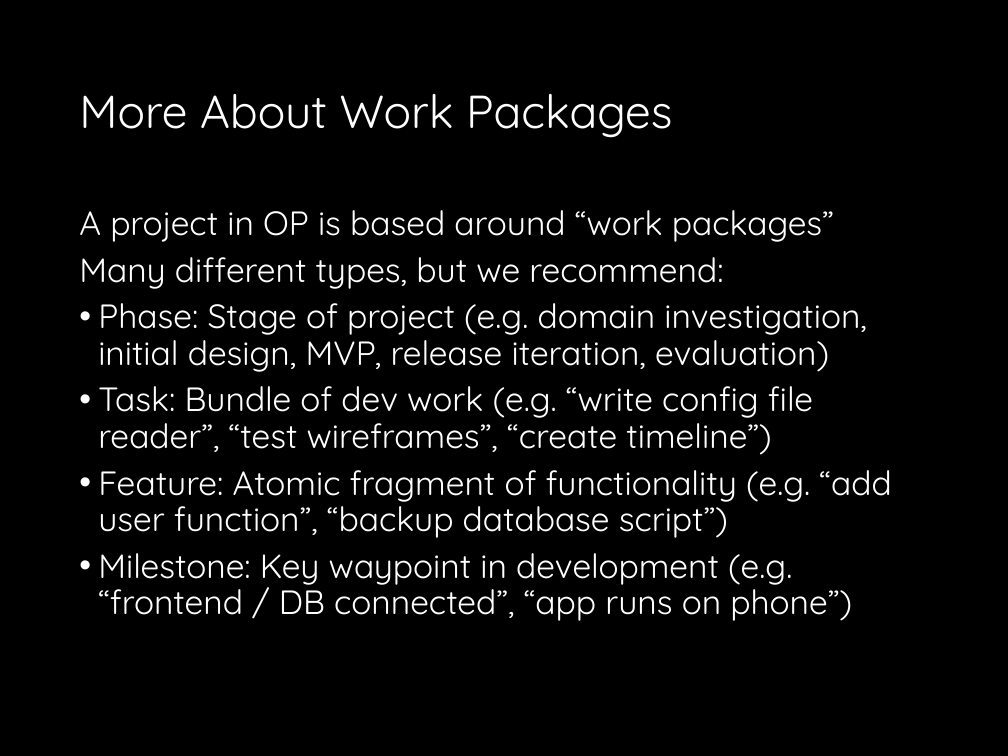
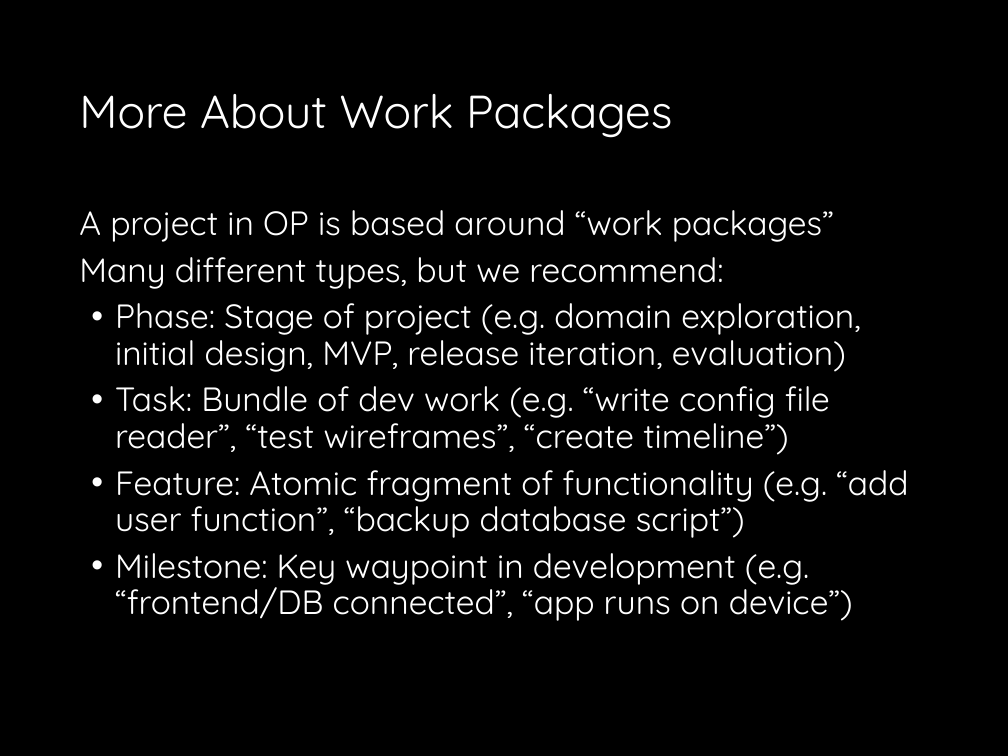
Before and after one commit to fossabot/SPE2018, a slide deck: slide 6 of Lecture Slides/02 Open Project.pptx. Drawn at 1008x756 pixels with LibreOffice and Linux fonts; fonts in the diff are those of the drawing. Boxes give left, top, right and bottom in pixels: in the first picture for what was removed or moved away, otherwise in the second. Text is boxed around its words. In the diff, an @@ line names an element or a change of style, - is before the commit and + after.

Commit message:
Tweaks

```diff
--- a/Lecture Slides/02 Open Project.pptx
+++ b/Lecture Slides/02 Open Project.pptx
@@ text at box(115, 303, 861, 372): text changed @@
-• Phase: Stage of project (e.g. domain investigation, initial design, MVP, release iteration, evaluation)
+• Phase: Stage of project (e.g. domain exploration, initial design, MVP, release iteration, evaluation)
@@ text at box(115, 386, 908, 538): indent changed @@
@@ text at box(115, 553, 853, 621): text changed @@
-• Milestone: Key waypoint in development (e.g. “frontend / DB connected”, “app runs on phone”)
+• Milestone: Key waypoint in development (e.g. “frontend/DB connected”, “app runs on device”)
```
Also in this commit, not shown: 2 other slides changed.
